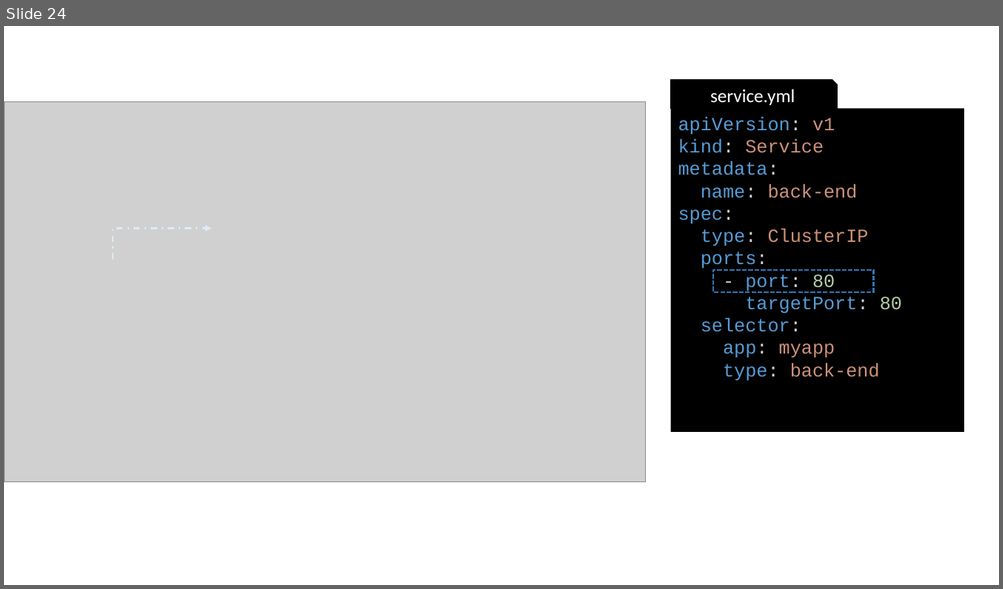
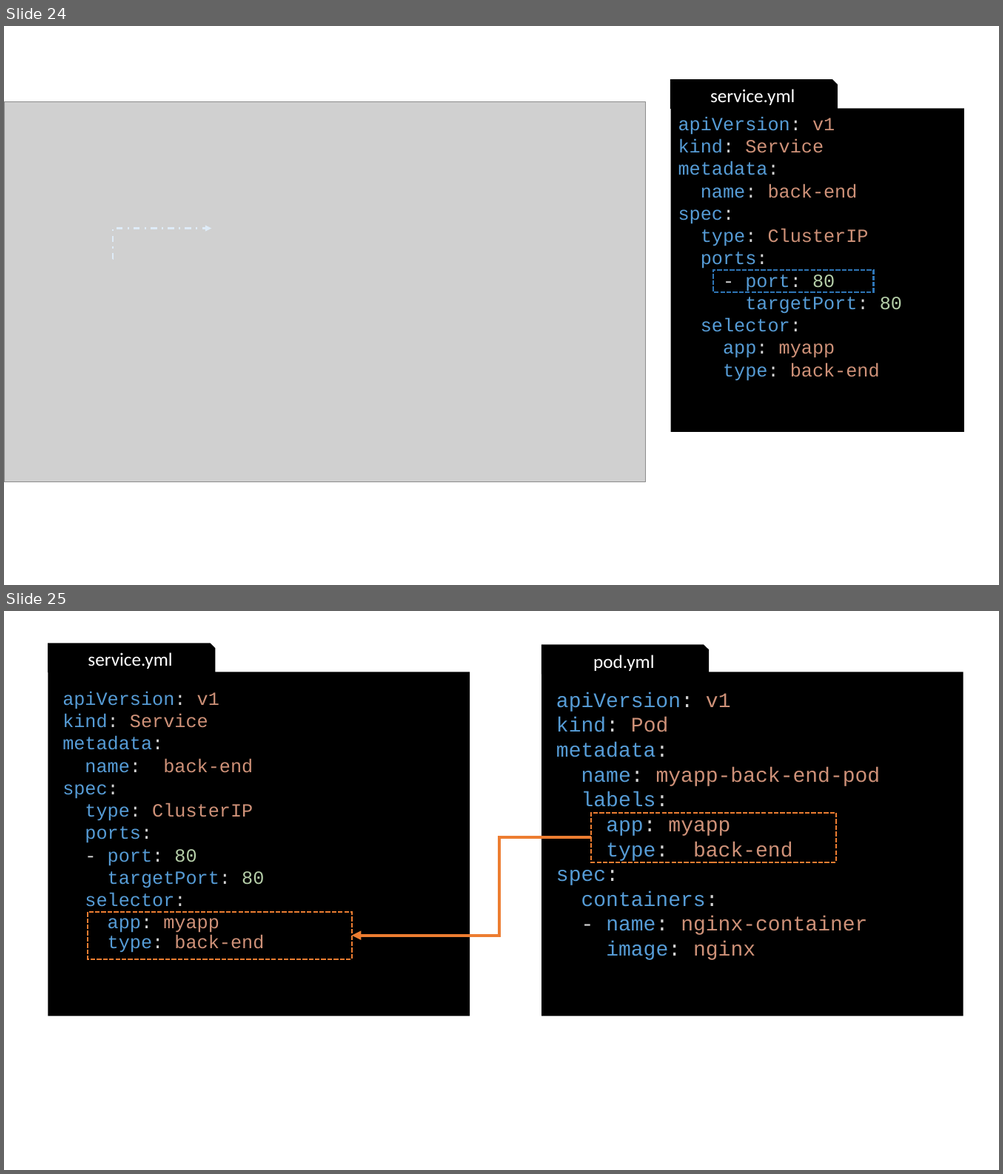
Before and after one commit to gerassimos/kgs, a slide deck: docs/images/slides_images.pptx. Shown one above the other, each under a label of ours: slide 24 before the commit, slides 24 and 25 after it. The pictures are 1003x589 and 1003x1174 pixels, drawn with LibreOffice and Linux fonts; fonts in the diff are those of the drawing; grey boxes stand for pictures. Boxes give left, top, right and bottom in pixels: in the first picture for what was removed or moved away, otherwise in the second. Text is boxed around its words. In the diff, an @@ line names an element or a change of style, - is before the commit and + after.

Commit message:
update S6 - Kubernetes Services - formatting

```diff
--- a/docs/images/slides_images.pptx
+++ b/docs/images/slides_images.pptx
@@ slide 25 added at bbox=[4, 611, 999, 1170], background #FFFFFF @@
@@ snip rect added at bbox=[48, 644, 215, 672], fill #000000, outline #000000 1 pt, 18 pt, text #FFFFFF @@
+service.yml
@@ snip rect added at bbox=[542, 645, 708, 674], fill #000000, outline #000000 1 pt, 18 pt, text #FFFFFF @@
+pod.yml
@@ rectangle added at bbox=[48, 672, 469, 1016], fill #000000, 18 pt, text #569CD6 @@
+apiVersion: v1
+kind: Service
+metadata:
+name: back-end
+spec:
+type: ClusterIP
+ports:
+- port: 80
+targetPort: 80
+selector:
+app: myapp
+type: back-end
@@ rectangle added at bbox=[541, 672, 963, 1016], fill #000000, 20 pt, text #569CD6 @@
+apiVersion: v1
+kind: Pod
+metadata:
+name: myapp-back-end-pod
+labels:
+app: myapp
+type: back-end
+spec:
+containers:
+- name: nginx-container
+image: nginx
@@ rectangle added at bbox=[591, 812, 836, 863], outline #ED7D31 1.5 pt dashed @@
@@ elbow arrow added from (591, 838) to (352, 936), #ED7D31 3 pt @@
@@ rectangle added at bbox=[88, 911, 352, 960], outline #ED7D31 1.5 pt dashed @@
```
Also in this commit, not shown: 5 other files.
